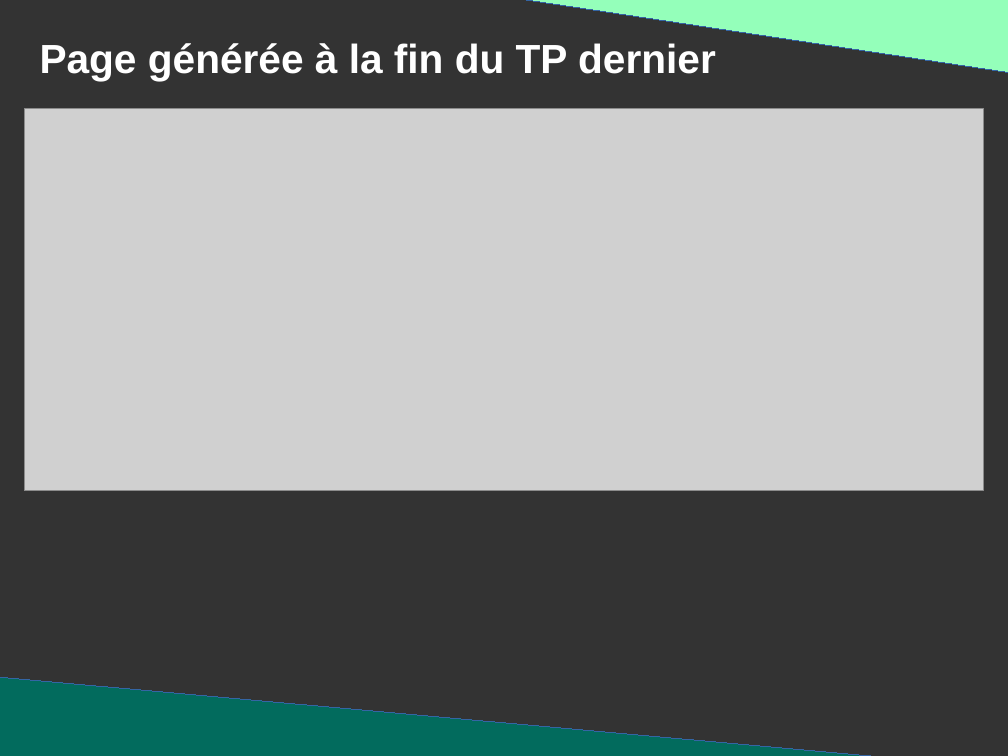
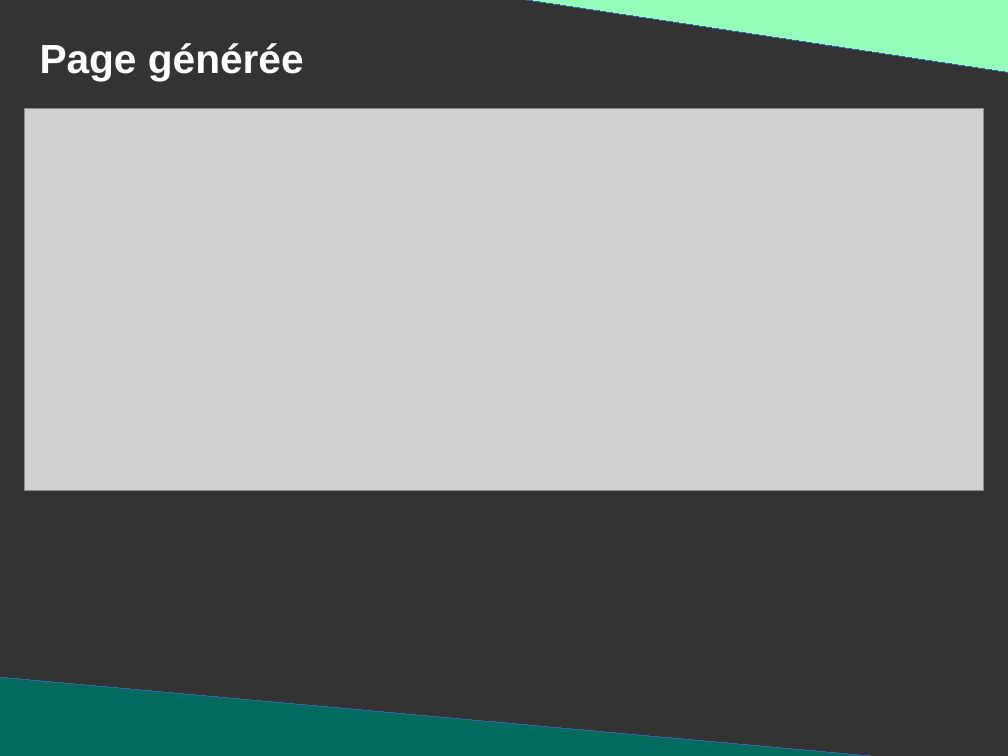
Before and after one commit to DanYellow/presentations, a slide deck: slide 7 of mmi/html/travaux-pratiques/numero-2/presentation.odp (slide 5 before the commit). Drawn at 1008x756 pixels with LibreOffice and Linux fonts; fonts in the diff are those of the drawing; grey boxes stand for pictures. Boxes give left, top, right and bottom in pixels: in the first picture for what was removed or moved away, otherwise in the second. Text is boxed around its words. In the diff, an @@ line names an element or a change of style, - is before the commit and + after.

```diff
--- a/mmi/html/travaux-pratiques/numero-2/presentation.odp
+++ b/mmi/html/travaux-pratiques/numero-2/presentation.odp
@@ title at (x1=40, y1=43, x2=304, y2=81): text changed @@
-Page générée à la fin du TP dernier
+Page générée
```
Also in this commit, not shown: 3 other slides changed, 30 slides added, 1 slide removed, 3 other files.
